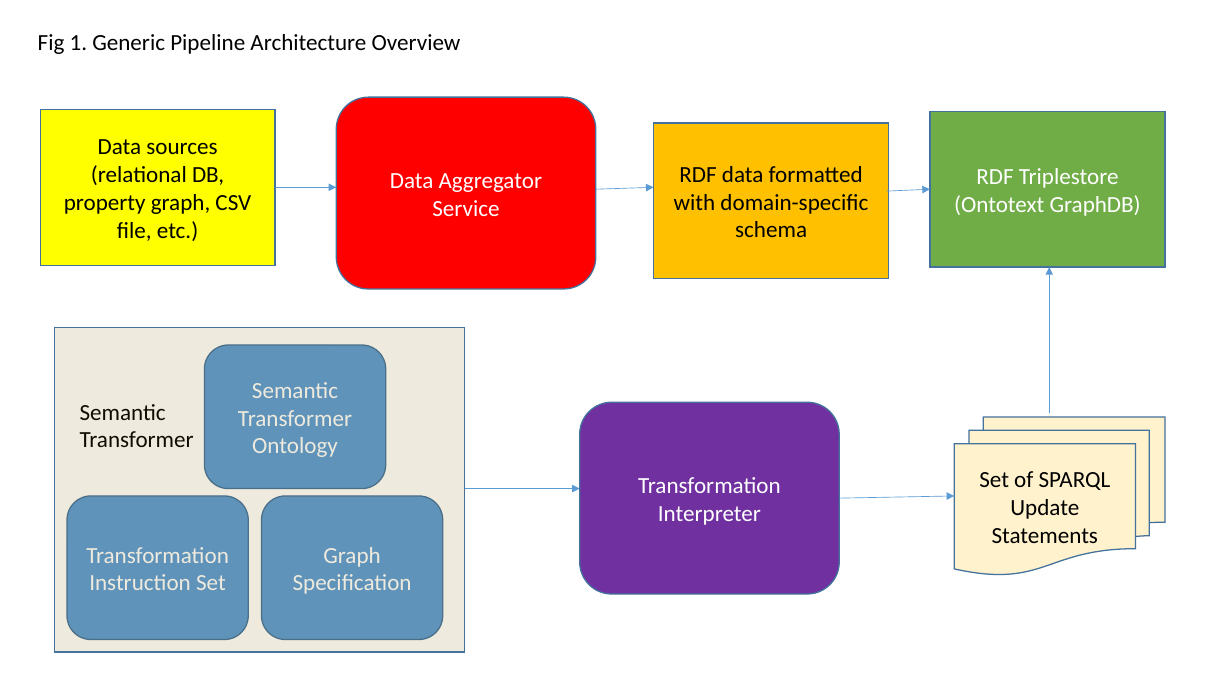
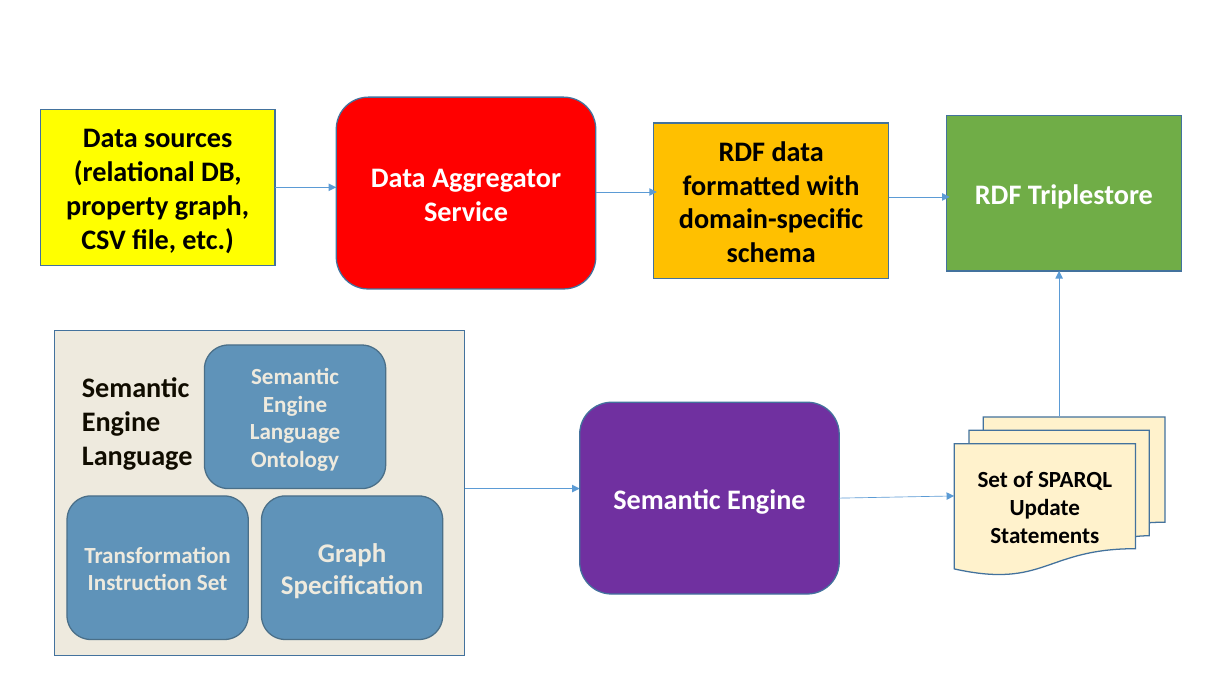
Before and after one commit to PennTURBO/semantic-engine, a slide deck: slide 1 of Acorn_diagrams.pptx. Drawn at 1232x693 pixels with LibreOffice and Linux fonts; fonts in the diff are those of the drawing. Boxes give left, top, right and bottom in pixels: in the first picture for what was removed or moved away, otherwise in the second. Text is boxed around its words. In the diff, an @@ line names an element or a change of style, - is before the commit and + after.

```diff
--- a/Acorn_diagrams.pptx
+++ b/Acorn_diagrams.pptx
@@ text removed at [38, 34, 461, 54] @@
-Fig 1. Generic Pipeline Architecture Overview
@@ rectangle "RDF Triplestore": place and size @@
-rectangle "RDF Triplestore" at [930, 112, 1165, 268]
+rectangle "RDF Triplestore" at [946, 116, 1181, 272]
@@ size 18 to 22 pt, bold on in 3 elements at [40, 109, 274, 265], [336, 97, 596, 289], [653, 123, 888, 279] @@
@@ arrow moved from (596, 189) - (653, 188) to (596, 192) - (657, 192) @@
@@ arrow moved from (887, 191) - (930, 189) to (889, 197) - (950, 197) @@
@@ text in rectangle at [975, 184, 1153, 209]: text changed; size 18 to 22 pt; bold on @@
-RDF Triplestore (Ontotext GraphDB)
+RDF Triplestore
@@ arrow moved from (1050, 413) - (1050, 267) to (1059, 417) - (1059, 271) @@
@@ rectangle: place and size @@
-rectangle at [55, 327, 465, 653]
+rectangle at [55, 331, 465, 656]
@@ text "Semantic": place and size @@
-text "Semantic" at [80, 404, 194, 447]
+text "Semantic" at [82, 377, 193, 470]
@@ text at [82, 377, 189, 398]: size 18 to 22 pt, bold on in "Semantic" @@
@@ text in rounded rectangle at [250, 368, 341, 471]: text changed; bold on @@
-Semantic Transformer Ontology
+Semantic Engine Language Ontology
@@ text at [82, 411, 193, 470]: text changed; size 18 to 22 pt; bold on @@
-Transformer
+Engine
+Language
@@ flow chart multidocument "Set of SPARQL Update Statements" at [955, 417, 1165, 575]: bold on @@
@@ rounded rectangle "Transformation Instruction Set" at [67, 496, 249, 640]: bold on @@
@@ rounded rectangle "Graph Specification" at [262, 496, 443, 640]: size 18 to 21 pt, bold on @@
@@ text in rounded rectangle at [613, 489, 805, 514]: text changed; size 18 to 22 pt; bold on @@
-Transformation Interpreter
+Semantic Engine
```
Also in this commit, not shown: 5 other slides changed, 1 slide added, 1 other file.
